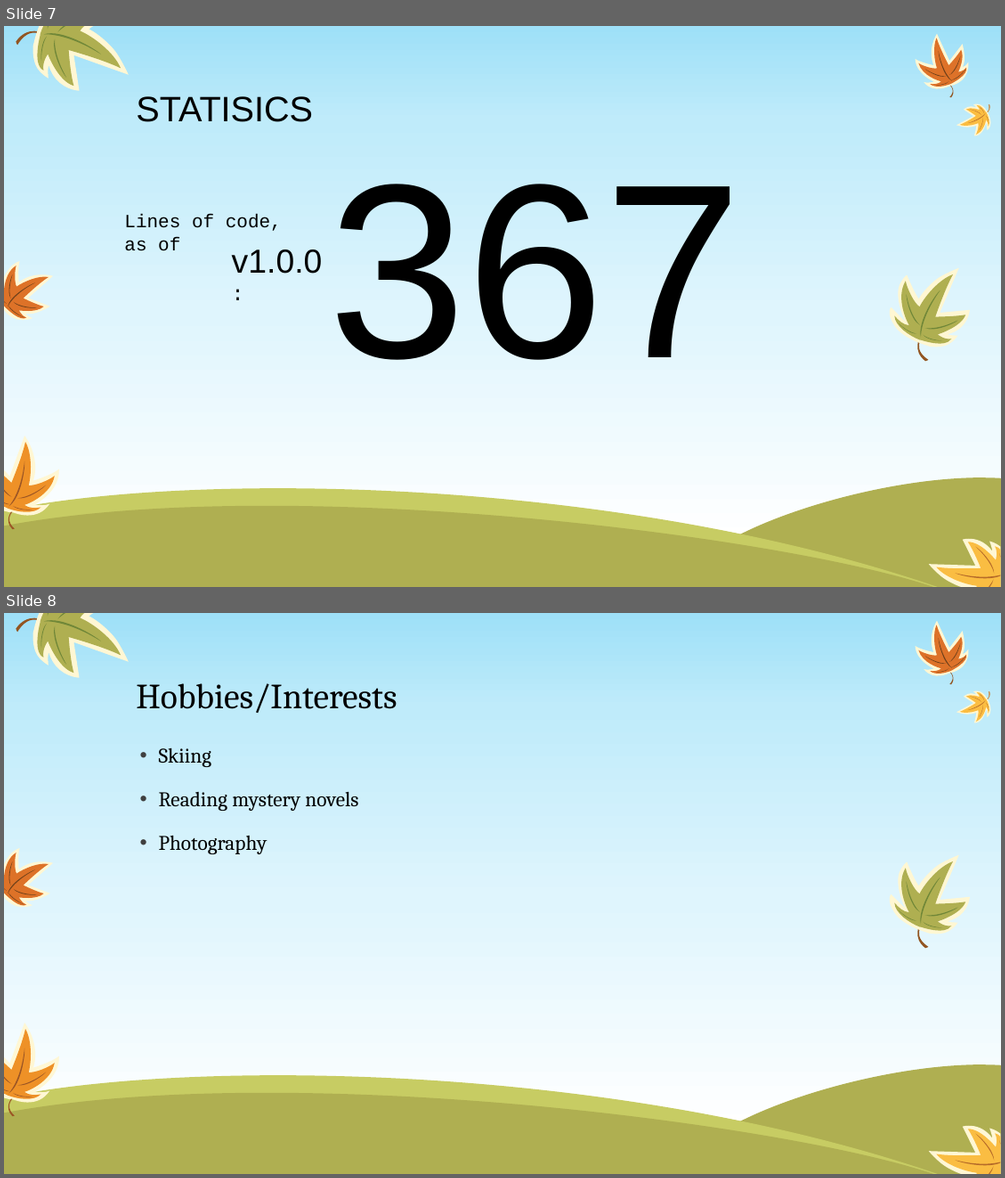
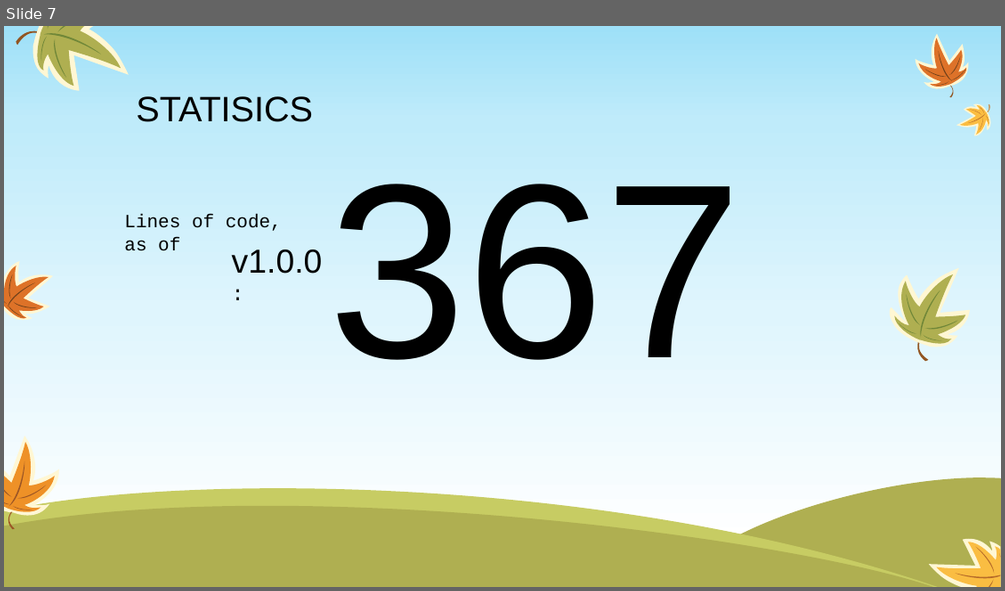
Before and after one commit to codingJWilliams/BBCInventathonNode, a slide deck: presentation/Fruit Punch.pptx. Shown one above the other, each under a label of ours: slides 7 and 8 before the commit, slide 7 after it. The pictures are 1005x1178 and 1005x591 pixels, drawn with LibreOffice and Linux fonts; fonts in the diff are those of the drawing. Boxes give left, top, right and bottom in pixels: in the first picture for what was removed or moved away, otherwise in the second. Text is boxed around its words. In the diff, an @@ line names an element or a change of style, - is before the commit and + after.

```diff
--- a/presentation/Fruit Punch.pptx
+++ b/presentation/Fruit Punch.pptx
@@ slide 8 removed at bbox=[4, 613, 1001, 1174], background gradient #9EE0F8 to #BFEBFA to #DFF5FD to #FFFFFF; not listed: 56 template elements that a slide beside it also shows @@
@@ title removed at bbox=[136, 683, 396, 713] @@
-Hobbies/Interests
@@ text removed at bbox=[159, 747, 358, 854] @@
-• Skiing
-• Reading mystery novels
-• Photography
```
Also in this commit, not shown: 15 other slides removed.
